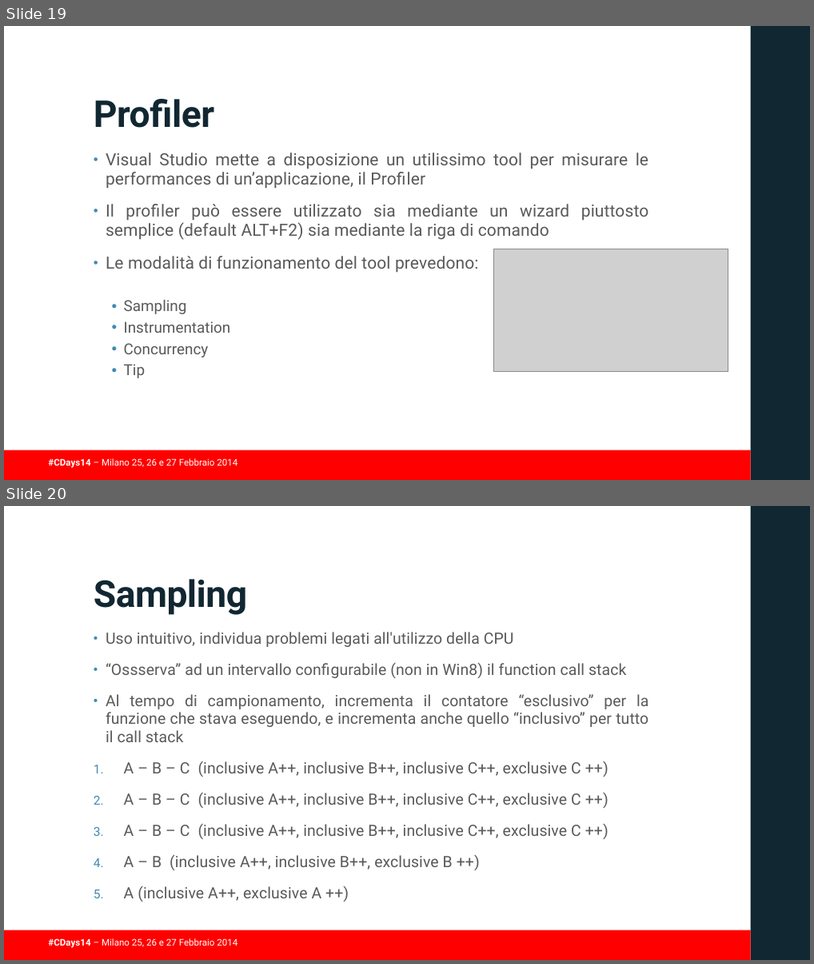
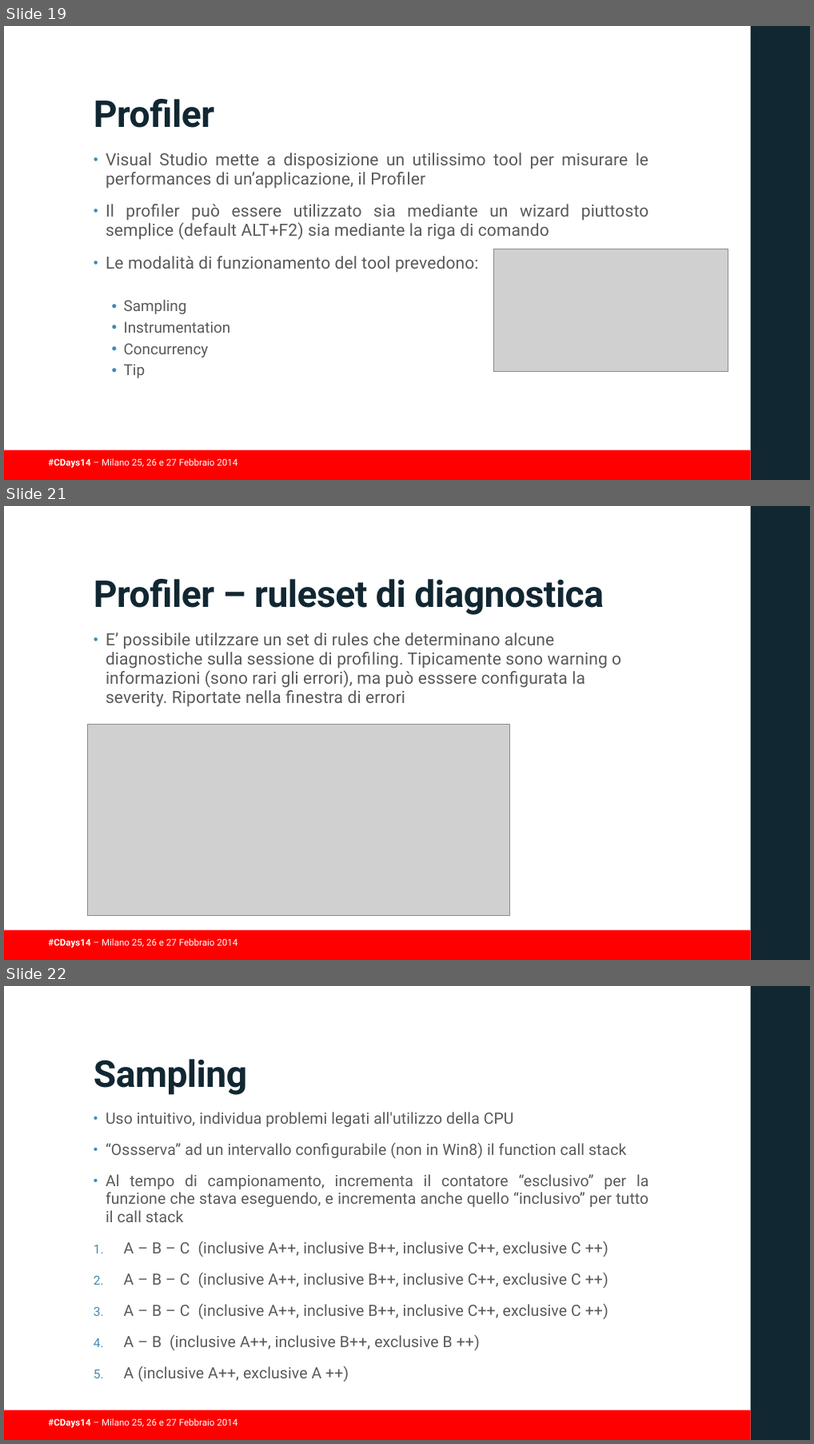
Before and after one commit to guidop/CDays14, a slide deck: presentazioneCDAYS2014.pptx. Shown one above the other, each under a label of ours: slides 19 and 20 before the commit, slides 19, 21 and 22 after it; the slides between them are not shown. The pictures are 814x964 and 814x1444 pixels, drawn with LibreOffice and Linux fonts; fonts in the diff are those of the drawing; grey boxes stand for pictures; background and template pictures are left out. Boxes give left, top, right and bottom in pixels: in the first picture for what was removed or moved away, otherwise in the second. Text is boxed around its words. In the diff, an @@ line names an element or a change of style, - is before the commit and + after.

```diff
--- a/presentazioneCDAYS2014.pptx
+++ b/presentazioneCDAYS2014.pptx
@@ slide 21 added at [4, 506, 810, 960], background #FFFFFF; not listed: 3 template elements that a slide beside it also shows @@
@@ title added at [94, 579, 604, 615], 44 pt, text #112732, bold @@
+Profiler – ruleset di diagnostica
@@ text added at [106, 632, 622, 707], 20 pt, text #595959 @@
+• E’ possibile utilzzare un set di rules che determinano alcune diagnostiche sulla sessione di profiling. Tipicamente sono warning o informazioni (sono rari gli errori), ma può esssere configurata la severity. Riportate nella finestra di errori
@@ picture added at [87, 724, 510, 915] @@
@@ what was slide 20 is now slide 22 @@
```
Also in this commit, not shown: 2 slides changed, 4 other slides added.
